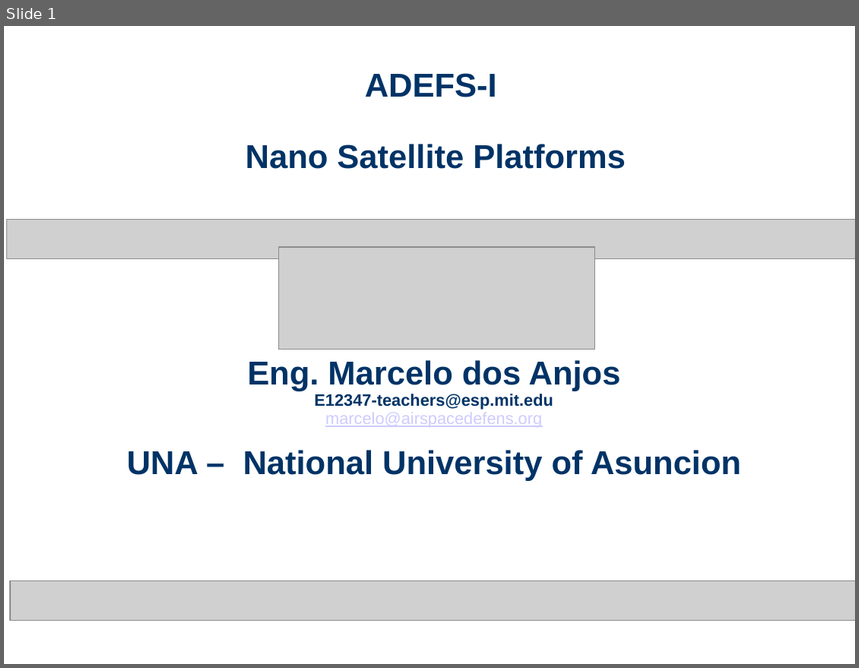
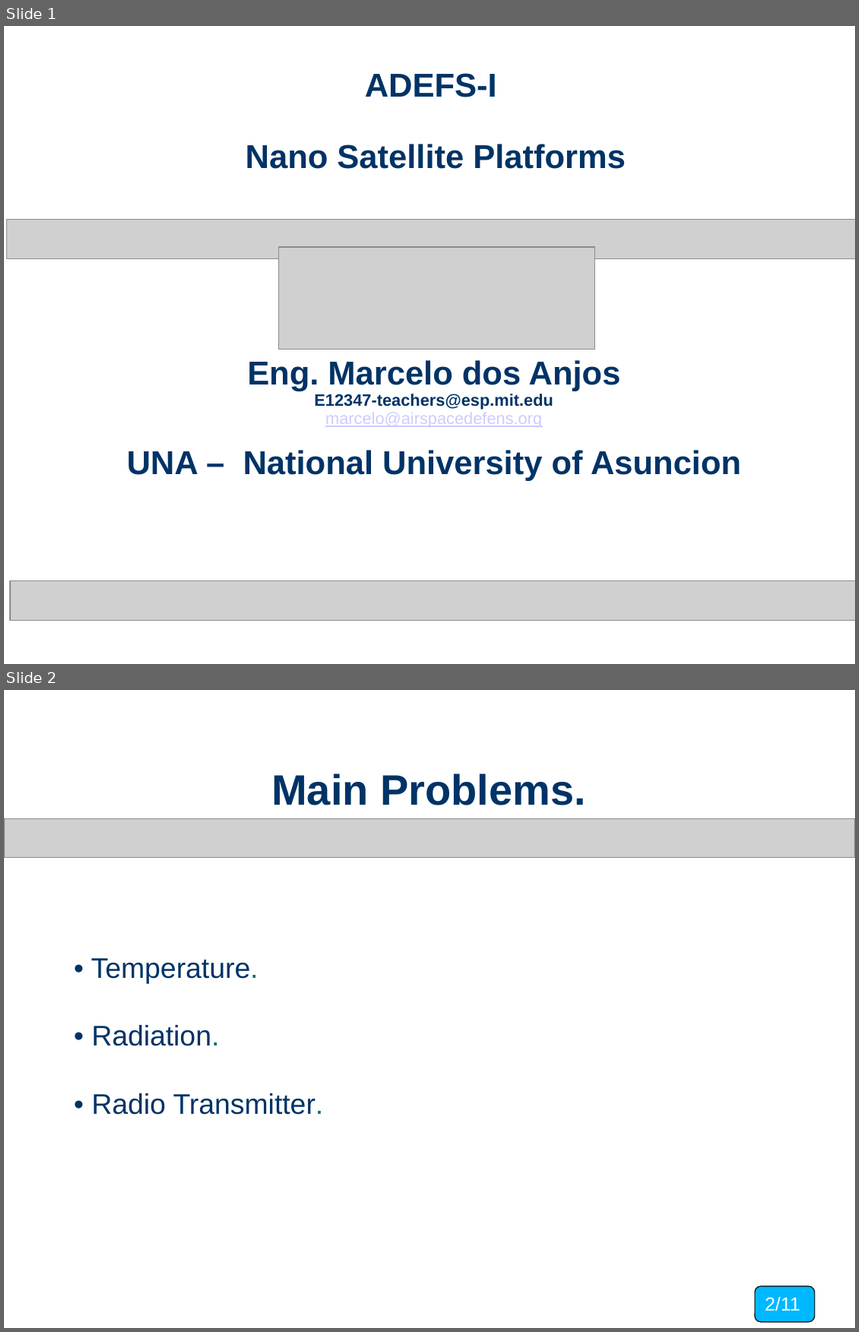
Before and after one commit to splash2018/MITnanoSAT, a slide deck: ADEF-I_MIT.ppt. Shown one above the other, each under a label of ours: slide 1 before the commit, slides 1 and 2 after it. The pictures are 859x668 and 859x1332 pixels, drawn with LibreOffice and Linux fonts; fonts in the diff are those of the drawing; grey boxes stand for pictures. Boxes give left, top, right and bottom in pixels: in the first picture for what was removed or moved away, otherwise in the second. Text is boxed around its words. In the diff, an @@ line names an element or a change of style, - is before the commit and + after.

```diff
--- a/ADEF-I_MIT.ppt
+++ b/ADEF-I_MIT.ppt
@@ slide 2 added at (4, 690, 855, 1328), background #FFFFFF @@
@@ text added at (272, 774, 585, 806), 36 pt, text #003366, bold @@
+Main Problems.
@@ picture added at (4, 818, 855, 858) @@
@@ text added at (91, 958, 324, 1115), 24 pt, text #003366 @@
+• Temperature.
+• Radiation.
+• Radio Transmitter.
@@ rounded rectangle added at (755, 1287, 814, 1322), fill #00B8FF, outline #000000 0.74 pt, 16 pt, text #FFFFFF @@
+2/11
```
Also in this commit, not shown: 2 slides changed, 7 other files.
